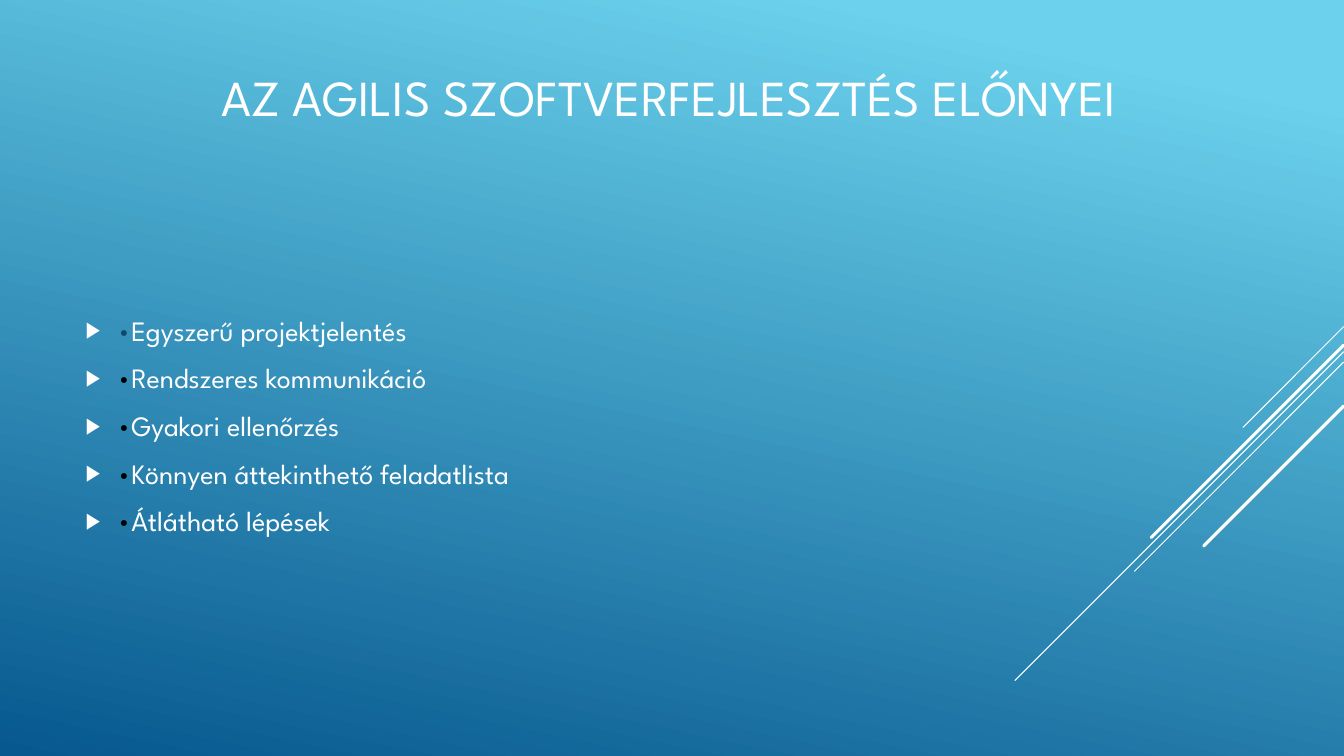
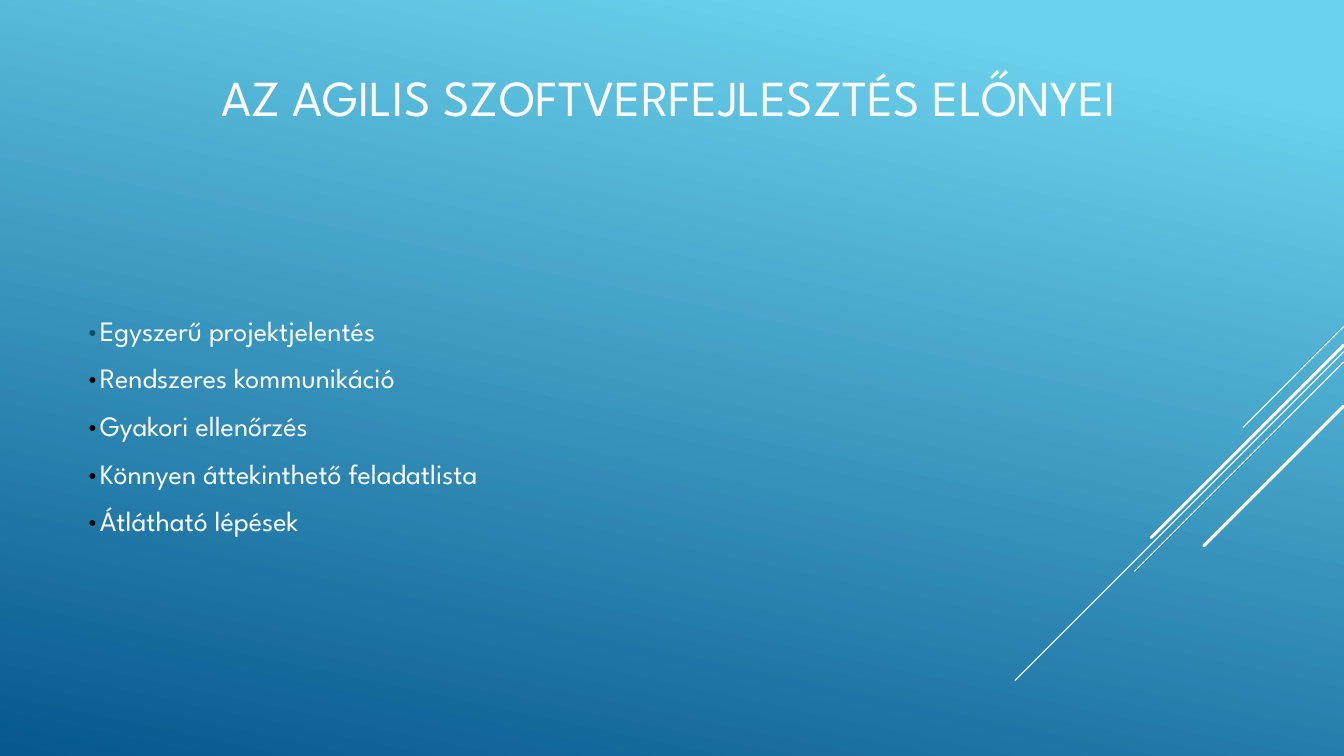
Before and after one commit to gutibalintka/iktppt, a slide deck: slide 7 of Agilis modell.pptx. Drawn at 1344x756 pixels with LibreOffice and Linux fonts; fonts in the diff are those of the drawing. Boxes give left, top, right and bottom in pixels: in the first picture for what was removed or moved away, otherwise in the second. Text is boxed around its words. In the diff, an @@ line names an element or a change of style, - is before the commit and + after.

```diff
--- a/Agilis modell.pptx
+++ b/Agilis modell.pptx
@@ text "•Egyszerű projektjelentés" at bbox=[86, 321, 478, 537]: bullet ▶ to none @@
```
Also in this commit, not shown: 5 other slides changed.
